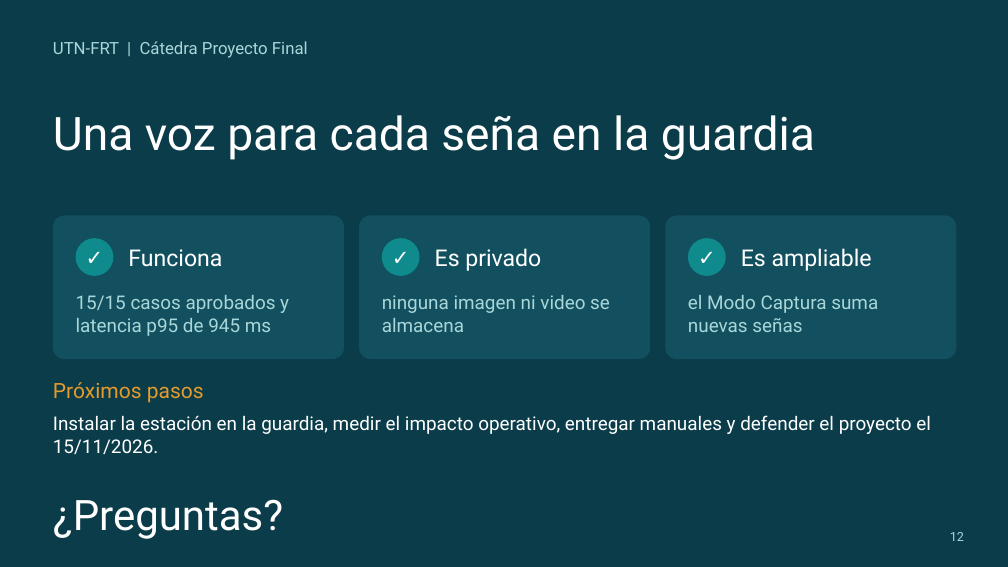
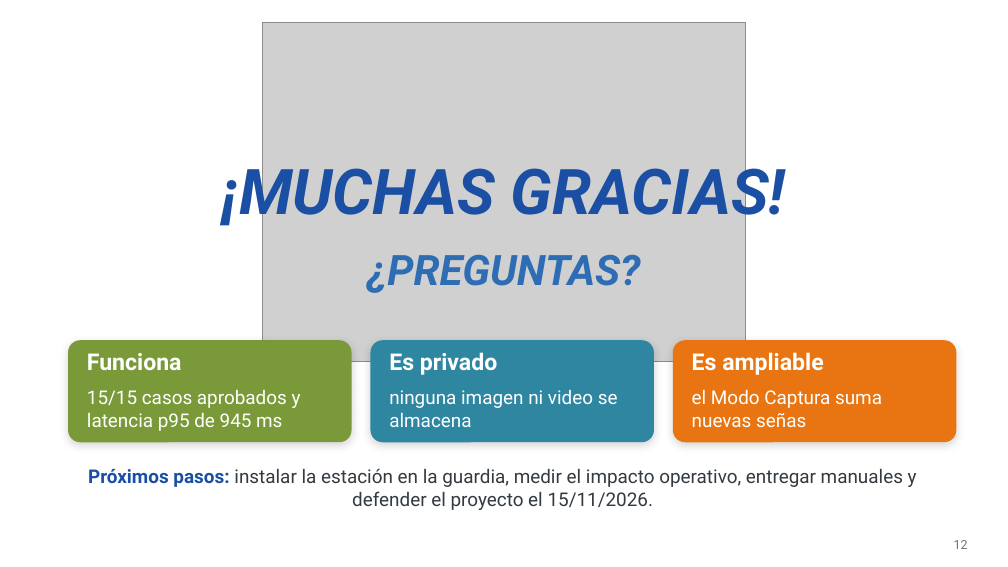
Before and after one commit to santinohamada/Nexora, a slide deck: slide 12 of docs/TP9/TP9_Presentacion_LSA Salud.pptx. Drawn at 1008x567 pixels with LibreOffice and Linux fonts; fonts in the diff are those of the drawing; grey boxes stand for pictures; background and template pictures are left out. Boxes give left, top, right and bottom in pixels: in the first picture for what was removed or moved away, otherwise in the second. Text is boxed around its words. In the diff, an @@ line names an element or a change of style, - is before the commit and + after.

```diff
--- a/docs/TP9/TP9_Presentacion_LSA Salud.pptx
+++ b/docs/TP9/TP9_Presentacion_LSA Salud.pptx
@@ background #0B3C49 to picture (left out) @@
@@ picture added at (x1=262, y1=23, x2=746, y2=361) @@
@@ text removed at (x1=53, y1=41, x2=308, y2=58) @@
-UTN-FRT | Cátedra Proyecto Final
@@ text removed at (x1=53, y1=115, x2=815, y2=160) @@
-Una voz para cada seña en la guardia
@@ text added at (x1=222, y1=156, x2=786, y2=229), 60 pt, text #1A4FA3, bold, italic @@
+¡MUCHAS GRACIAS!
@@ rounded rectangle removed at (x1=53, y1=216, x2=344, y2=359) @@
@@ ellipse removed at (x1=76, y1=238, x2=113, y2=276) @@
@@ text removed at (x1=76, y1=238, x2=113, y2=276) @@
-✓
@@ rounded rectangle removed at (x1=359, y1=216, x2=650, y2=359) @@
@@ ellipse removed at (x1=382, y1=238, x2=420, y2=276) @@
@@ text removed at (x1=382, y1=238, x2=420, y2=276) @@
-✓
@@ rounded rectangle removed at (x1=665, y1=216, x2=957, y2=359) @@
@@ ellipse removed at (x1=688, y1=238, x2=726, y2=276) @@
@@ text removed at (x1=688, y1=238, x2=726, y2=276) @@
-✓
@@ text at (x1=367, y1=254, x2=640, y2=293): text changed; text colour #FFFFFF to #2E6DB4; bold on; italic on @@
-¿Preguntas?
+¿PREGUNTAS?
@@ rounded rectangle added at (x1=68, y1=340, x2=352, y2=442), fill #7A9A3A @@
@@ text "Funciona" moved from (x1=128, y1=249, x2=222, y2=267) to (x1=87, y1=353, x2=182, y2=370) @@
@@ rounded rectangle added at (x1=371, y1=340, x2=654, y2=442), fill #2E86A0 @@
@@ text "Es privado" moved from (x1=435, y1=248, x2=541, y2=271) to (x1=389, y1=352, x2=497, y2=375) @@
@@ rounded rectangle added at (x1=673, y1=340, x2=957, y2=442), fill #E87511 @@
@@ bold on; vertical alignment middle to top in 3 elements at (x1=87, y1=353, x2=182, y2=370), (x1=389, y1=352, x2=497, y2=375), (x1=692, y1=352, x2=823, y2=375) @@
@@ text "Es ampliable" moved from (x1=741, y1=248, x2=872, y2=271) to (x1=692, y1=352, x2=823, y2=375) @@
@@ text removed at (x1=53, y1=382, x2=204, y2=403) @@
-Próximos pasos
@@ text colour #A9D6D8 to #FFFFFF in 3 elements at (x1=692, y1=389, x2=882, y2=427), (x1=389, y1=390, x2=618, y2=427), (x1=87, y1=390, x2=301, y2=431) @@
@@ text "15/15 casos aprobados y latencia ..." moved from (x1=76, y1=295, x2=289, y2=336) to (x1=87, y1=390, x2=301, y2=431) @@
@@ text "ninguna imagen ni video se ..." moved from (x1=382, y1=295, x2=610, y2=332) to (x1=389, y1=390, x2=618, y2=427) @@
@@ text "el Modo Captura suma nuevas ..." moved from (x1=688, y1=295, x2=878, y2=332) to (x1=692, y1=389, x2=882, y2=427) @@
@@ text at (x1=88, y1=469, x2=917, y2=510): text changed; text colour #FFFFFF to #333A40 @@
-Instalar la estación en la guardia, medir el impacto operativo, entregar manuales y defender el proyecto el 15/11/2026.
+Próximos pasos: instalar la estación en la guardia, medir el impacto operativo, entregar manuales y defender el proyecto el 15/11/2026.
@@ page number moved from (x1=950, y1=532, x2=964, y2=541) to (x1=954, y1=540, x2=968, y2=549) @@
@@ page number at (x1=954, y1=540, x2=968, y2=549): text colour #A9D6D8 to #6B7780 @@
```
Also in this commit, not shown: 11 other slides changed, 1 other file.
